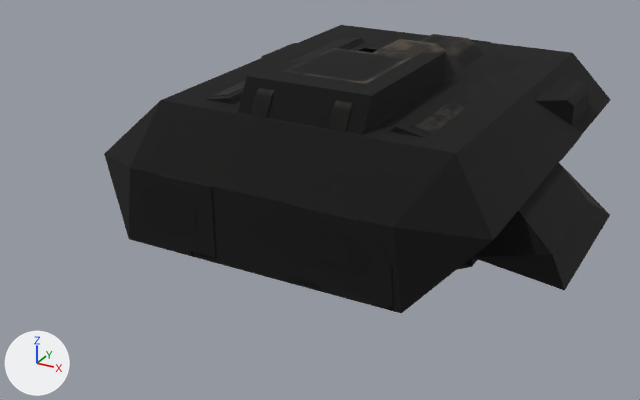
Renders of the glTF model packs/tribes2/config/AssetPacks/tribes2/t2_vehicle_grav_tank.glb from each side of a commit.
Both versions are drawn from a camera (50 mm lens) standing at (7.95, -17.01, 7.73) and looking at (-0.41, -1.82, 0.14). Lighting does not change. The marker at lower left points along +X, +Y and +Z. The first picture is the older version. Objects named as collision shapes, trigger or cutter boxes, shadow casters or lower levels of detail are left out. Where no turn or scale is listed for an object, it has been applied to the vertices.

The first picture shows 'BodyL_128', 'BodyMain_128', 'BodyR_128', 'ExtendR128', 'LOS_2_0', 'LOS_3_0', 'LOS_4_0', 'TrimR_128', 'burnerLitL', 'burnerLitR' and 3 more.
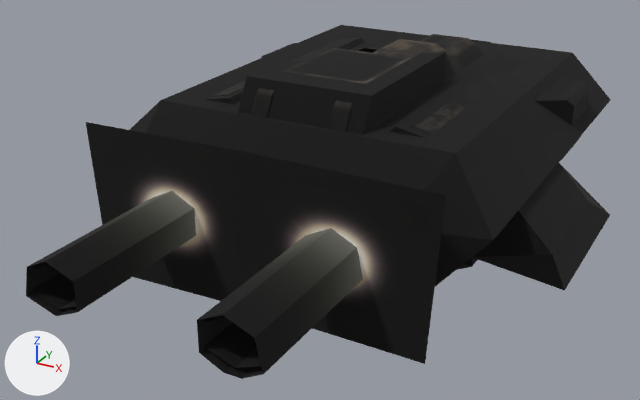
Patch to the scene script:
```diff
--- a/packs/tribes2/config/AssetPacks/tribes2/t2_vehicle_grav_tank.glb.py
+++ b/packs/tribes2/config/AssetPacks/tribes2/t2_vehicle_grav_tank.glb.py
@@ img_jetflare2 @@
+img_jetflare2 = load_image('jetflare2', 't2_jetflare2.png', 128, 128, 'sRGB')
@@ img_jets00 @@
+img_jets00 = load_image('jets00', 't2_jets00.png', 64, 64, 'sRGB')
@@ mat_jetflare2 @@
+mat_jetflare2 = principled_material('jetflare2')
+mat_jetflare2.texture = img_jetflare2
+mat_jetflare2.roughness = 1.0
@@ mat_jets00 @@
+mat_jets00 = principled_material('jets00')
+mat_jets00.texture = img_jets00
+mat_jets00.roughness = 1.0
@@ me_flarermb @@
+me_flarermb.from_pydata(...)  # 4 vertices, 2 faces; spans x -4.35..-0.39, y 1.44..4.63, z 0.18..0.21
+me_flarermb.materials.append(mat_jetflare2)  # picture img_jetflare2
@@ me_jettrail_l @@
+me_jettrail_l.from_pydata(...)  # 12 vertices, 16 faces; spans x -0.54..0.49, y -0.43..0.43, z -1.56..1.56
+me_jettrail_l.materials.append(mat_jets00)  # picture img_jets00
@@ me_jettrail_l2 @@
+me_jettrail_l2.from_pydata(...)  # 12 vertices, 16 faces; spans x -0.56..0.54, y -0.53..0.53, z -1.69..1.69
+me_jettrail_l2.materials.append(mat_jets00)  # picture img_jets00
@@ me_jettrail_r @@
+me_jettrail_r.from_pydata(...)  # 12 vertices, 16 faces; spans x -0.5..0.53, y -0.43..0.43, z -1.56..1.56
+me_jettrail_r.materials.append(mat_jets00)  # picture img_jets00
@@ me_jettrail_r2 @@
+me_jettrail_r2.from_pydata(...)  # 14 vertices, 19 faces; spans x -0.53..0.57, y -0.53..0.53, z -1.69..1.69
+me_jettrail_r2.materials.append(mat_jets00)  # picture img_jets00
@@ me_flarelmb @@
+me_flarelmb.from_pydata(...)  # 4 vertices, 2 faces; spans x 0.39..4.35, y -4.63..-1.44, z -0.21..-0.18
+me_flarelmb.materials.append(mat_jetflare2)  # picture img_jetflare2
@@ ob_flarelmb128 @@
-ob_flarelmb128 = bpy.data.objects.new('FlareLMB128', None)
+ob_flarelmb128 = bpy.data.objects.new('FlareLMB128', me_flarelmb)
 ob_flarelmb128.parent = ob_start
@@ ob_jettrail_r2_128 @@
-ob_jettrail_r2_128 = bpy.data.objects.new('JetTrail_R2_128', None)
+ob_jettrail_r2_128 = bpy.data.objects.new('JetTrail_R2_128', me_jettrail_r2)
 ob_jettrail_r2_128.parent = ob_start
@@ ob_jettrail_r_128 @@
-ob_jettrail_r_128 = bpy.data.objects.new('JetTrail_R_128', None)
+ob_jettrail_r_128 = bpy.data.objects.new('JetTrail_R_128', me_jettrail_r)
 ob_jettrail_r_128.parent = ob_start
@@ ob_jettrail_l2_128 @@
-ob_jettrail_l2_128 = bpy.data.objects.new('JetTrail_L2_128', None)
+ob_jettrail_l2_128 = bpy.data.objects.new('JetTrail_L2_128', me_jettrail_l2)
 ob_jettrail_l2_128.parent = ob_start
@@ ob_jettrail_l_128 @@
-ob_jettrail_l_128 = bpy.data.objects.new('JetTrail_L_128', None)
+ob_jettrail_l_128 = bpy.data.objects.new('JetTrail_L_128', me_jettrail_l)
 ob_jettrail_l_128.parent = ob_start
@@ ob_flarermb128 @@
-ob_flarermb128 = bpy.data.objects.new('FlareRMB128', None)
+ob_flarermb128 = bpy.data.objects.new('FlareRMB128', me_flarermb)
 ob_flarermb128.parent = ob_start
```

What differs and where, as boxes (x1, y1, x2, y2) in the pictures (640 x 400 px):
'FlareRMB128', now drawn
    after: (238, 151, 446, 364)
'FlareLMB128', now drawn
    after: (86, 122, 263, 301)
'JetTrail_R2_128', now drawn
    after: (197, 228, 363, 379)
'JetTrail_L2_128', now drawn
    after: (26, 191, 196, 316)
'JetTrail_R_128', now drawn
    after: (203, 315, 261, 368)
'JetTrail_L_128', now drawn
    after: (31, 262, 76, 309)
'BodyR_128', unchanged, covered by the edit
    before: (292, 55, 589, 309)
    after: (390, 55, 589, 162)
'BodyL_128', unchanged, covered by the edit
    before: (132, 37, 365, 257)
    after: (206, 37, 365, 104)
'burnerLitR', unchanged, covered by the edit
    before: (311, 232, 365, 270)
